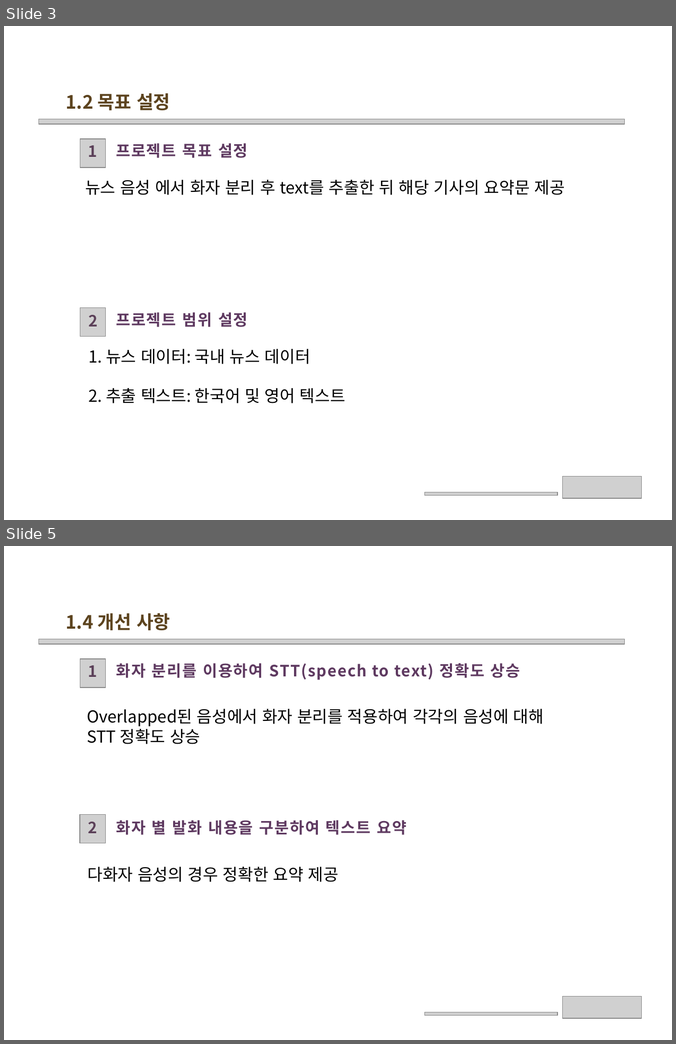
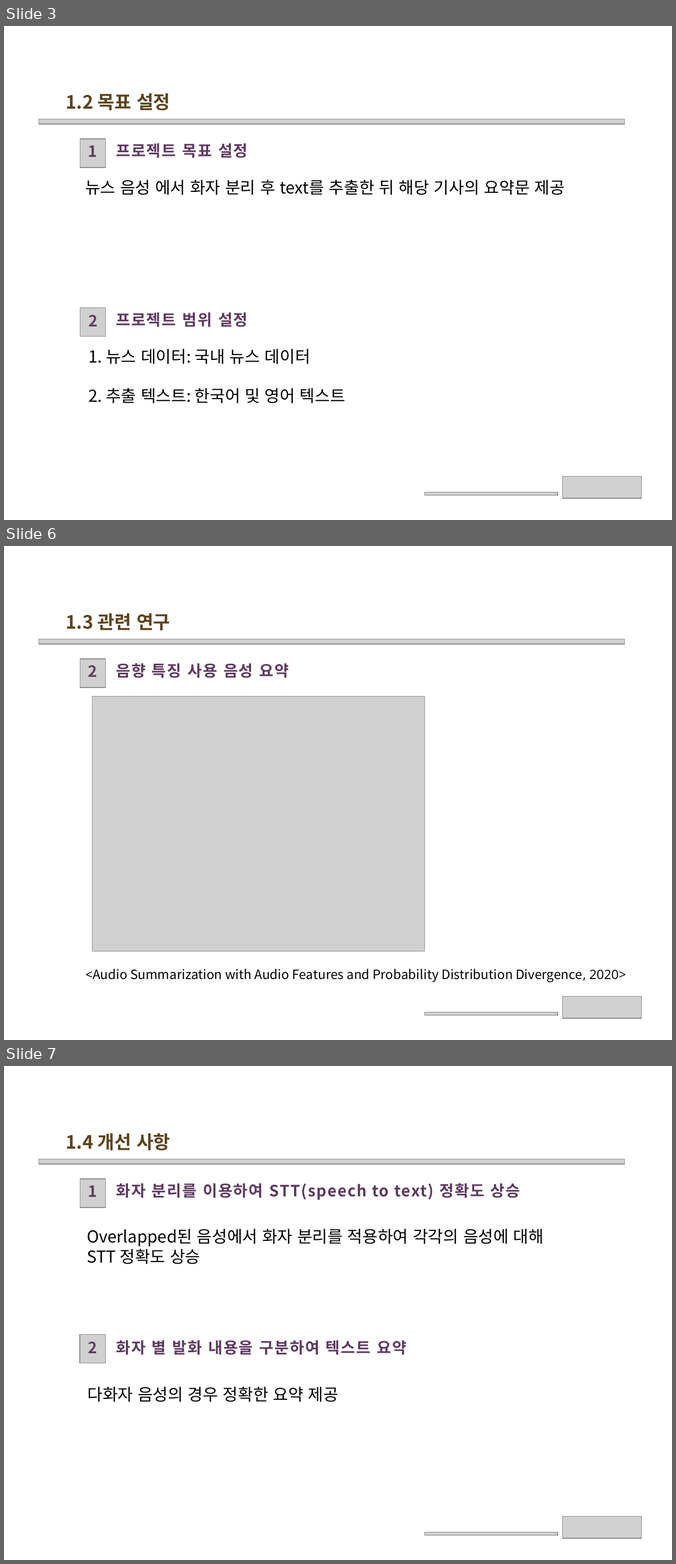
Before and after one commit to wonchul98/audio-to-summary, a slide deck: ppt/0324_2조 프로젝트 주제 발표.pptx. Shown one above the other, each under a label of ours: slides 3 and 5 before the commit, slides 3, 6 and 7 after it; the slides between them are not shown. The pictures are 676x1044 and 676x1564 pixels, drawn with LibreOffice and Linux fonts; fonts in the diff are those of the drawing; grey boxes stand for pictures; background and template pictures are left out. Boxes give left, top, right and bottom in pixels: in the first picture for what was removed or moved away, otherwise in the second. Text is boxed around its words. In the diff, an @@ line names an element or a change of style, - is before the commit and + after.

```diff
--- a/ppt/0324_2조 프로젝트 주제 발표.pptx
+++ b/ppt/0324_2조 프로젝트 주제 발표.pptx
@@ slide 6 added at (4,546,672,1040), background picture (left out) @@
@@ text added at (66,613,170,630), 20 pt, text #5C431E, bold @@
+1.3 관련 연구
@@ picture added at (38,639,624,645) @@
@@ picture added at (80,659,106,688) @@
@@ text added at (88,665,97,677), 17 pt, text #5B4058, bold @@
+2
@@ text added at (116,663,289,678), 17 pt, text #5E3960, bold @@
+음향 특징 사용 음성 요약
@@ picture added at (93,696,425,951) @@
@@ text added at (85,968,626,982), 14 pt, text #000000 @@
+<Audio Summarization with Audio Features and Probability Distribution Divergence, 2020>
@@ picture added at (562,996,642,1018) @@
@@ picture added at (425,1012,557,1016) @@
@@ what was slide 5 is now slide 7 @@
```
Also in this commit, not shown: 3 slides changed, 1 other slide added, 2 other files.
